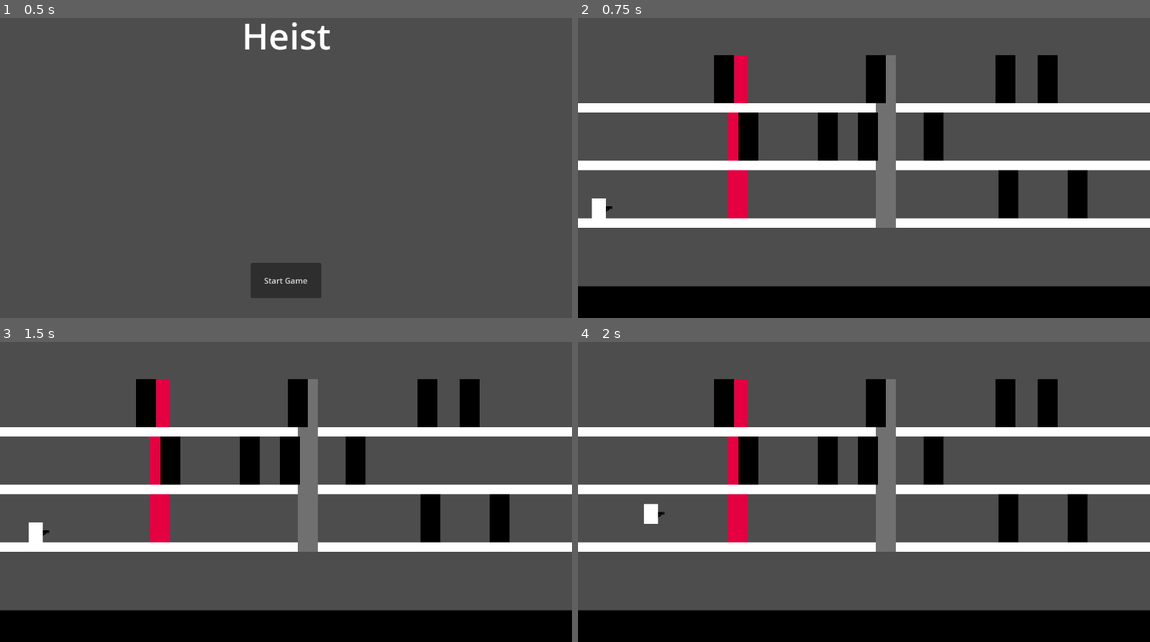
Above: before the commit, frames 1-4 (two rows, left to right).
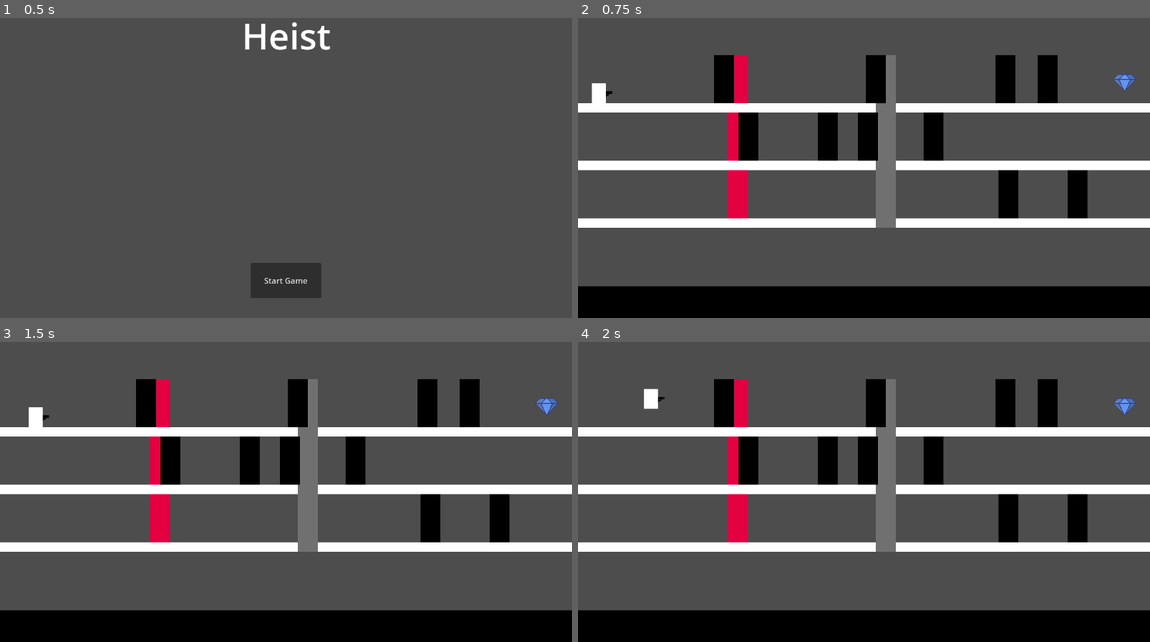
Above: after the commit, the same moments.

Repository: Colonelpanic0/Heist
Game: Godot game, scene res://Scenes/frontend.tscn
The game is run twice, just before and just after one commit, with the same random seed, the same clock (stepped at 60 frames per second) and the same inputs.
Inputs:
- Up to frame 1 (0.5 s): no input
- Up to frame 2 (0.75 s): click "Start Game" at 0.5 s
- Up to frame 3 (1.5 s): tap Enter at 1.25 s; hold D (Right) from 1.28 s (still down); tap 2 (Fire) at 1.35 s
- Up to frame 4 (2 s): keep holding D (Right); tap 1 (Jump) at 1.52 s

Frame 1 is identical in both runs. In frame 2, 0.5% of the frame differs, in the area x 2-98%, y 18-67%; in frame 3, 0.5%; in frame 4, 0.5%, in the area x 11-98%, y 15-61%.

Commit message:
Adding gems and ascension

Diff:
--- /dev/null
+++ b/heist/Scenes/Floors/Elements/ascend.tscn
@@ -0,0 +1,19 @@
+[gd_scene load_steps=3 format=3 uid="uid://bcmxif853111o"]
+
+[ext_resource type="Script" uid="uid://d1artm51frnqg" path="res://Scripts/ascend.gd" id="1_2obni"]
+
+[sub_resource type="RectangleShape2D" id="RectangleShape2D_l5o76"]
+size = Vector2(41.875, 125)
+
+[node name="Ascend" type="Area2D"]
+collision_layer = 32
+script = ExtResource("1_2obni")
+
+[node name="ColorRect" type="ColorRect" parent="."]
+visible = false
+offset_right = 40.0
+offset_bottom = 119.0
+
+[node name="CollisionShape2D" type="CollisionShape2D" parent="."]
+position = Vector2(20.0625, 59.5)
+shape = SubResource("RectangleShape2D_l5o76")
--- /dev/null
+++ b/heist/Scenes/Floors/Elements/gem.tscn
@@ -0,0 +1,19 @@
+[gd_scene load_steps=4 format=3 uid="uid://cn67lk23ne2c5"]
+
+[ext_resource type="Script" path="res://Scripts/gem.gd" id="1_l5o76"]
+[ext_resource type="Texture2D" uid="uid://bwrp2g00u5i3c" path="res://Sprites/diamond.png" id="1_ydaat"]
+
+[sub_resource type="RectangleShape2D" id="RectangleShape2D_l5o76"]
+size = Vector2(41.75, 36)
+
+[node name="Gem" type="Area2D"]
+collision_layer = 4
+script = ExtResource("1_l5o76")
+
+[node name="Sprite2D" type="Sprite2D" parent="."]
+texture = ExtResource("1_ydaat")
+centered = false
+
+[node name="CollisionShape2D" type="CollisionShape2D" parent="."]
+position = Vector2(24.125, 26)
+shape = SubResource("RectangleShape2D_l5o76")
--- a/heist/Scenes/Playable.tscn
+++ b/heist/Scenes/Playable.tscn
@@ -7,6 +7,7 @@
 [ext_resource type="PackedScene" uid="uid://cnes783axpsq7" path="res://Scenes/Generators/WorkerGen.tscn" id="5_h62u1"]
 [ext_resource type="PackedScene" uid="uid://b37jjurxof18c" path="res://Scenes/Generators/SecurityGen.tscn" id="6_rfruq"]
 [ext_resource type="PackedScene" uid="uid://cp2fklmpdt0mk" path="res://Scenes/Player.tscn" id="7_rfruq"]
+[ext_resource type="PackedScene" uid="uid://cn67lk23ne2c5" path="res://Scenes/Floors/Elements/gem.tscn" id="8_rk1xl"]
 
 [node name="Playable" type="Node2D"]
 script = ExtResource("1_p1opm")
@@ -16,3 +17,4 @@
 worker_generator = ExtResource("5_h62u1")
 security_generator = ExtResource("6_rfruq")
 player_prefab = ExtResource("7_rfruq")
+gem_prefab = ExtResource("8_rk1xl")
--- a/heist/Scripts/GameManager.gd
+++ b/heist/Scripts/GameManager.gd
@@ -9,6 +9,10 @@
 @export var security_generator: PackedScene
 
 @export var player_prefab: PackedScene
+
+@export var gem_prefab: PackedScene
+
+@export var ascend_prefab: PackedScene
 
 #@export var current_level: int = 0
 
@@ -70,6 +74,10 @@
 			instance.position.x=Singleton.VIEWPORT_WIDTH
 			add_child(instance)
 			instance = player_prefab.instantiate()
-			instance.position.y = start_y + (3*Singleton.ROOM_HEIGHT) - Singleton.NPC_HEIGHT - Singleton.FLOOR_HEIGHT
+			instance.position.y = start_y + (Singleton.ROOM_HEIGHT) - Singleton.NPC_HEIGHT - Singleton.FLOOR_HEIGHT
 			instance.position.x = 28
 			add_child(instance)
+			instance = gem_prefab.instantiate()
+			instance.position.y = start_y + (Singleton.ROOM_HEIGHT) - Singleton.NPC_HEIGHT - Singleton.FLOOR_HEIGHT - 20
+			instance.position.x = Singleton.VIEWPORT_WIDTH-75
+			add_child(instance)
--- /dev/null
+++ b/heist/Scripts/ascend.gd
@@ -0,0 +1,18 @@
+extends Area2D
+
+var ascended :bool = false
+var descended :bool = false
+
+func _ready():
+
+	body_entered.connect(_on_body_entered)
+
+func _on_body_entered(body):
+	if Singleton.gem_collected and !descended:
+		body.position.y-=116
+		descended=true
+	elif !Singleton.gem_collected and !ascended:
+		body.position.y+=116
+		ascended=true
+
+	queue_free()
Not shown: 1 places in heist/Scenes/Playable.tscn that only renumber resources
Not shown, added: heist/Scripts/ascend.gd.uid
